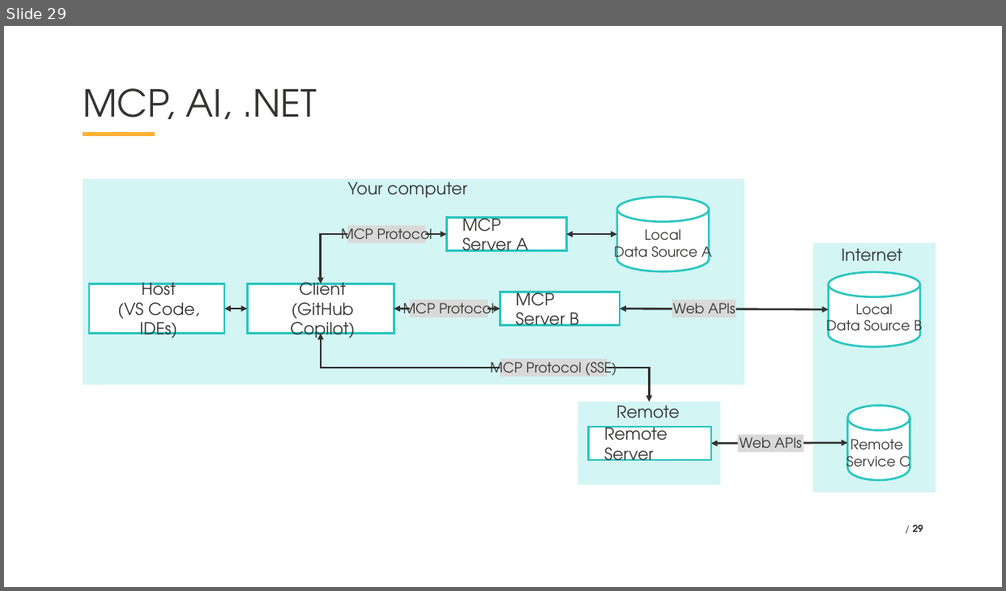
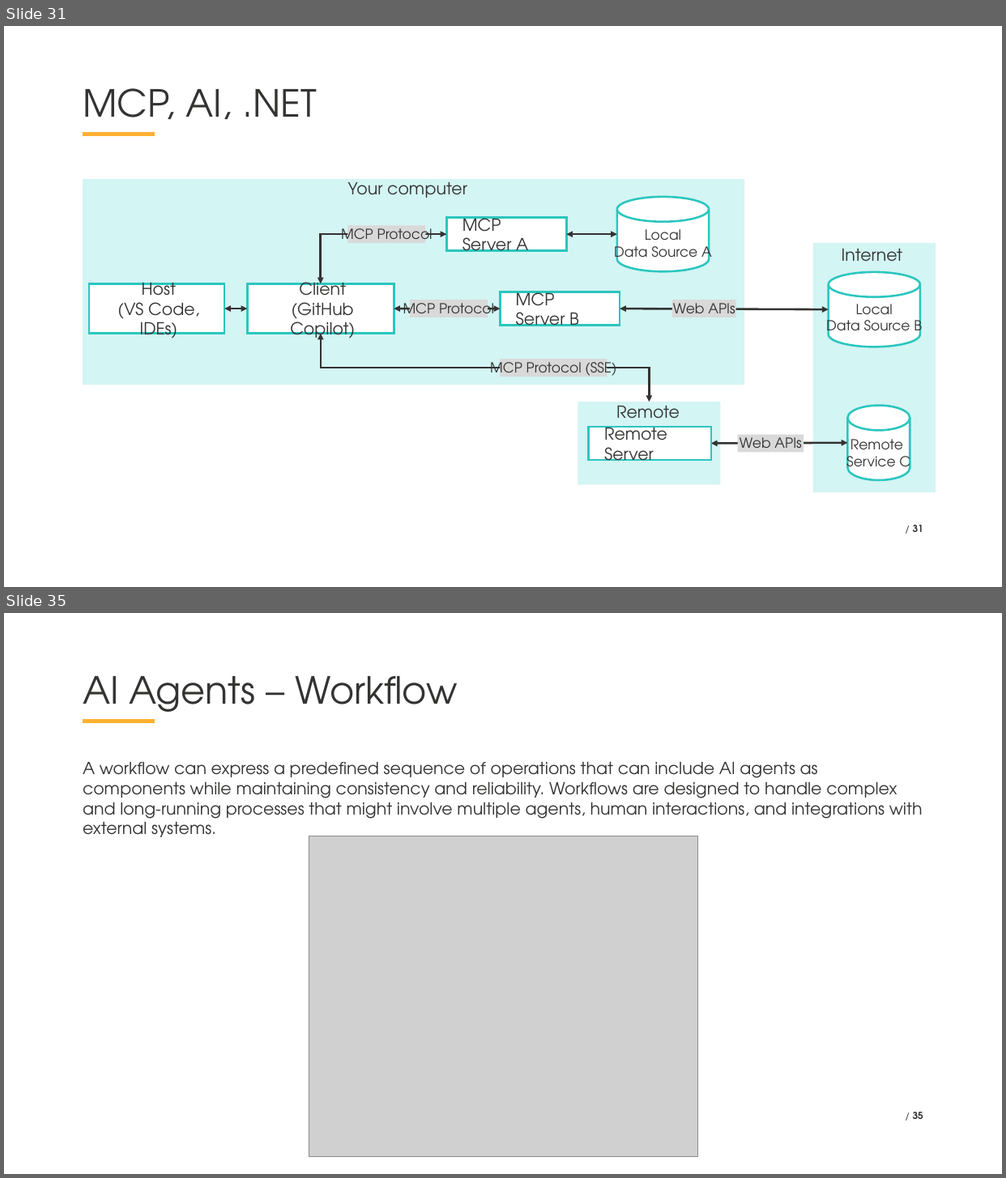
Before and after one commit to VladislavAntonyuk/AICalendar, a slide deck: .NET Conf 2025 - Ukraine (Eng).pptx. Shown one above the other, each under a label of ours: slide 29 before the commit, slides 31 and 35 after it; the slides between them are not shown. The pictures are 1006x591 and 1006x1178 pixels, drawn with LibreOffice and Linux fonts; fonts in the diff are those of the drawing; grey boxes stand for pictures; background and template pictures are left out. Boxes give left, top, right and bottom in pixels: in the first picture for what was removed or moved away, otherwise in the second. Text is boxed around its words. In the diff, an @@ line names an element or a change of style, - is before the commit and + after.

```diff
--- a/.NET Conf 2025 - Ukraine (Eng).pptx
+++ b/.NET Conf 2025 - Ukraine (Eng).pptx
@@ slide 35 added at (4,613,1002,1174), background #FFFFFF; not listed: 1 template element that a slide beside it also shows @@
@@ title added at (83,676,457,722), 54 pt, text #333332 @@
+AI Agents – Workflow
@@ text added at (83,762,923,837), 24 pt, text #333332 @@
+A workflow can express a predefined sequence of operations that can include AI agents as components while maintaining consistency and reliability. Workflows are designed to handle complex and long-running processes that might involve multiple agents, human interactions, and integrations with external systems.
@@ picture added at (309,836,697,1157) @@
@@ page number added at (913,1112,923,1119), 14 pt, text #333332, bold @@
+/ 35
@@ what was slide 29 is now slide 31 @@
@@ page number at (913,525,923,532): text changed @@
-/ 29
+/ 31
```
Also in this commit, not shown: 13 slides changed, 7 other slides added, 1 slide removed.
